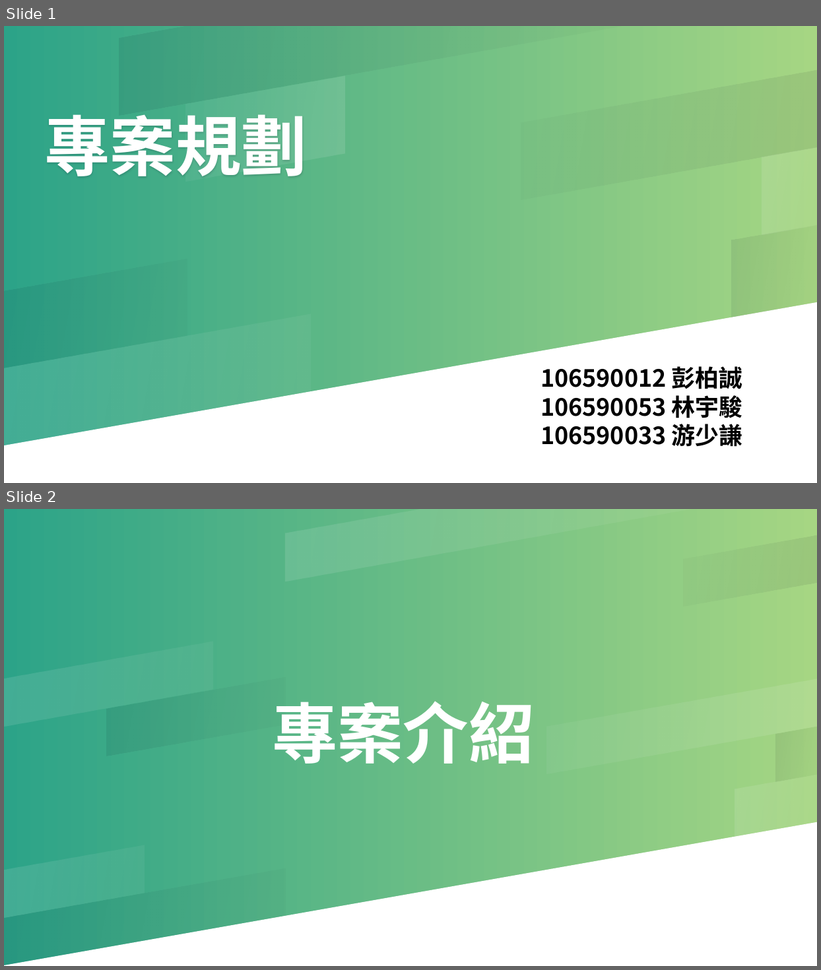
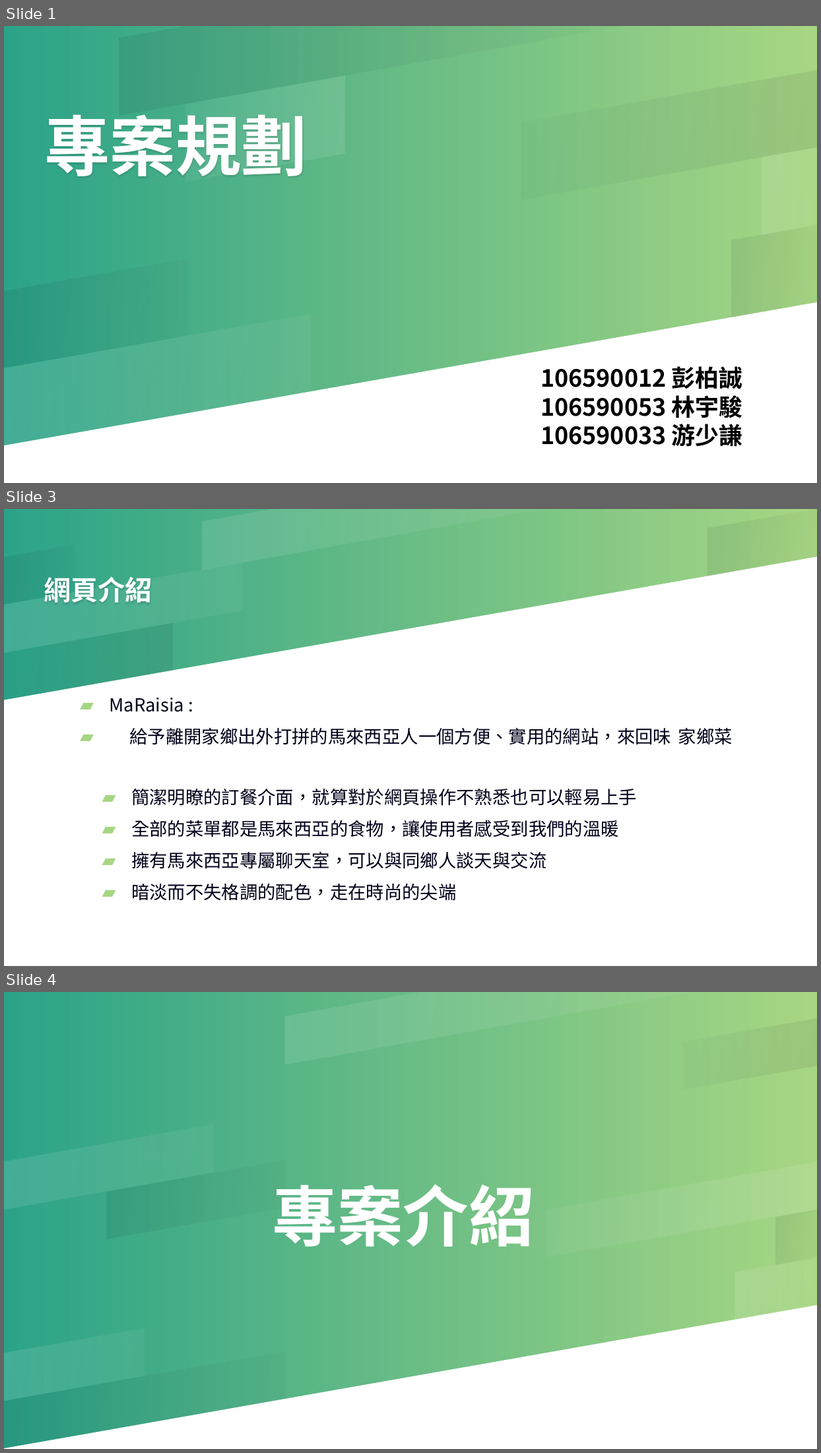
Before and after one commit to ChloeMia/web_FinalProject, a slide deck: 新增 Microsoft PowerPoint 簡報.pptx. Shown one above the other, each under a label of ours: slides 1 and 2 before the commit, slides 1, 3 and 4 after it; the slides between them are not shown. The pictures are 821x970 and 821x1453 pixels, drawn with LibreOffice and Linux fonts; fonts in the diff are those of the drawing. Boxes give left, top, right and bottom in pixels: in the first picture for what was removed or moved away, otherwise in the second. Text is boxed around its words. In the diff, an @@ line names an element or a change of style, - is before the commit and + after.

Commit message:
123

```diff
--- a/新增 Microsoft PowerPoint 簡報.pptx
+++ b/新增 Microsoft PowerPoint 簡報.pptx
@@ slide 3 added at bbox=[4, 509, 817, 966], background gradient #2CA388 to #A6D683 @@
@@ group added at bbox=[4, 509, 817, 966]: 6 freeform shapes @@
@@ title added at bbox=[44, 577, 152, 603], 32 pt, text #FFFFFF, bold @@
+網頁介紹
@@ text added at bbox=[110, 698, 733, 745], 21.3 pt, text #00001A @@
+▰ MaRaisia :
+▰ 給予離開家鄉出外打拼的馬來西亞人一個方便、實用的網站，來回味 家鄉菜
@@ text added at bbox=[131, 789, 637, 901], 21.3 pt, text #00001A @@
+▰ 簡潔明瞭的訂餐介面，就算對於網頁操作不熟悉也可以輕易上手
+▰ 全部的菜單都是馬來西亞的食物，讓使用者感受到我們的溫暖
+▰ 擁有馬來西亞專屬聊天室，可以與同鄉人談天與交流
+▰ 暗淡而不失格調的配色，走在時尚的尖端
@@ what was slide 2 is now slide 4 @@
```
Also in this commit, not shown: 1 other slide added.
